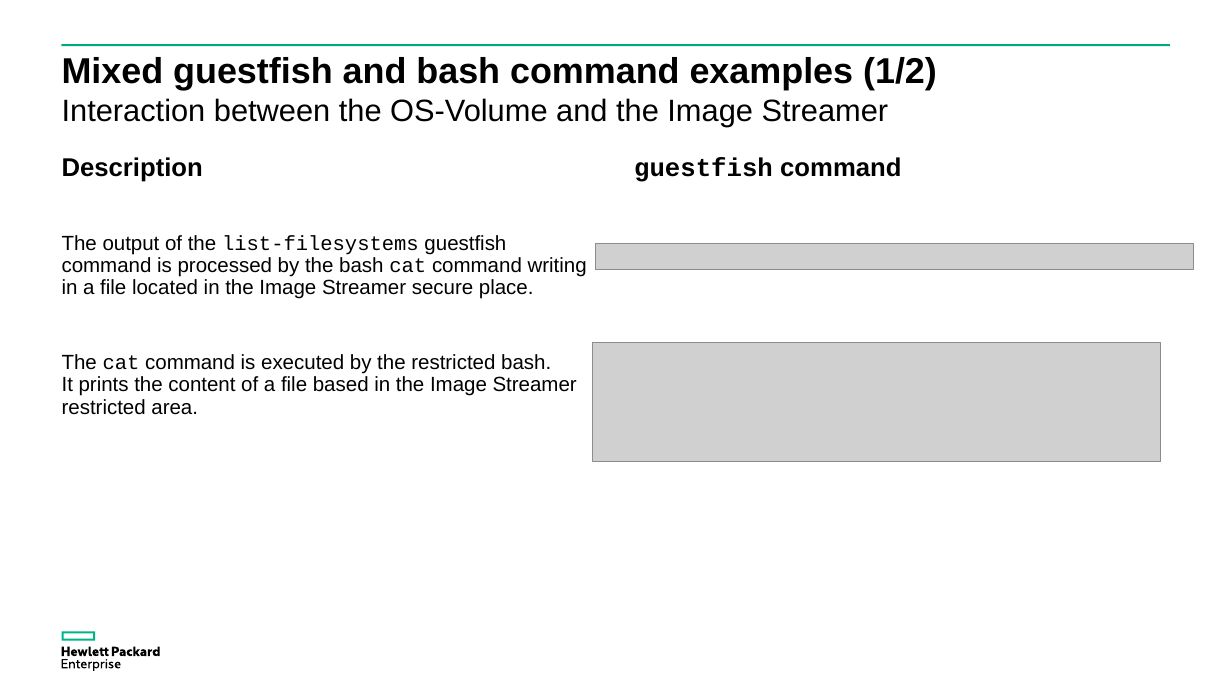
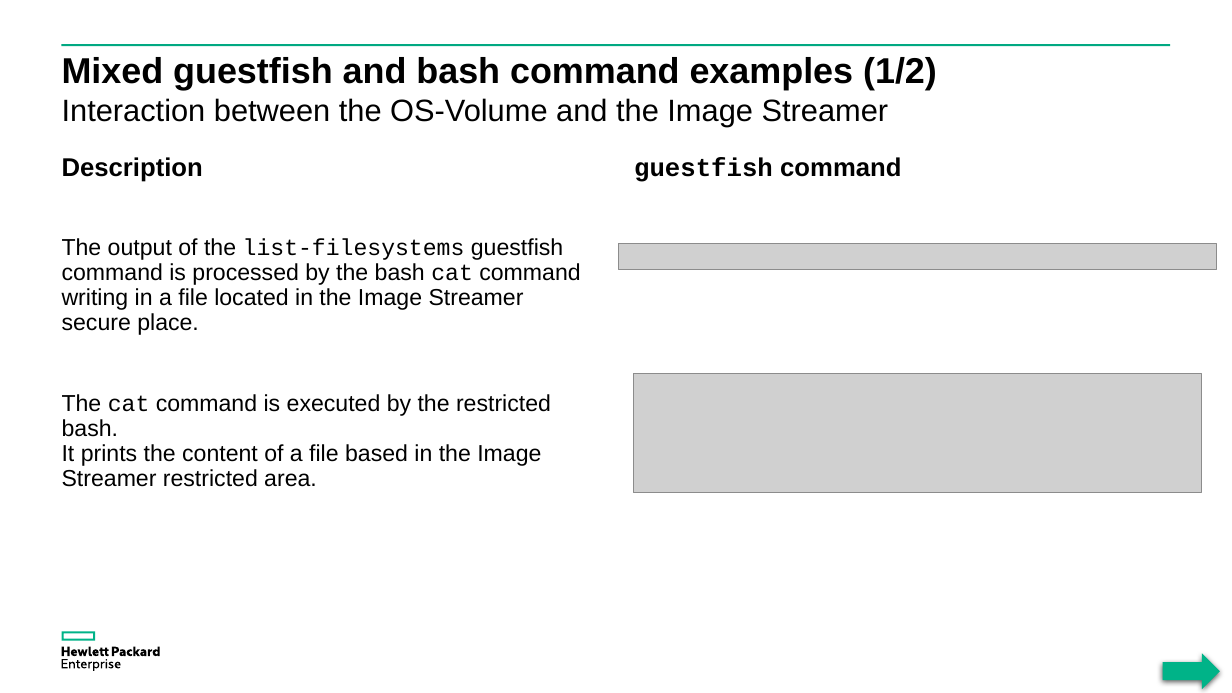
Before and after one commit to donzef/image-streamer-linux, a slide deck: slide 15 of docs/Guestfish-and-ImageStreamer.ppsx. Drawn at 1232x693 pixels with LibreOffice and Linux fonts; fonts in the diff are those of the drawing; grey boxes stand for pictures. Boxes give left, top, right and bottom in pixels: in the first picture for what was removed or moved away, otherwise in the second. Text is boxed around its words. In the diff, an @@ line names an element or a change of style, - is before the commit and + after.

```diff
--- a/docs/Guestfish-and-ImageStreamer.ppsx
+++ b/docs/Guestfish-and-ImageStreamer.ppsx
@@ text "The output of the list-filesystems ..." at [62, 238, 580, 487]: size 16 to 18 pt @@
@@ picture: place and size @@
-picture at [595, 244, 1193, 270]
+picture at [618, 244, 1216, 270]
@@ picture: place and size @@
-picture at [593, 343, 1162, 462]
+picture at [633, 373, 1202, 493]
@@ right arrow added at [1163, 653, 1220, 689], fill #00B388 @@
```
Also in this commit, not shown: 22 other slides changed.
